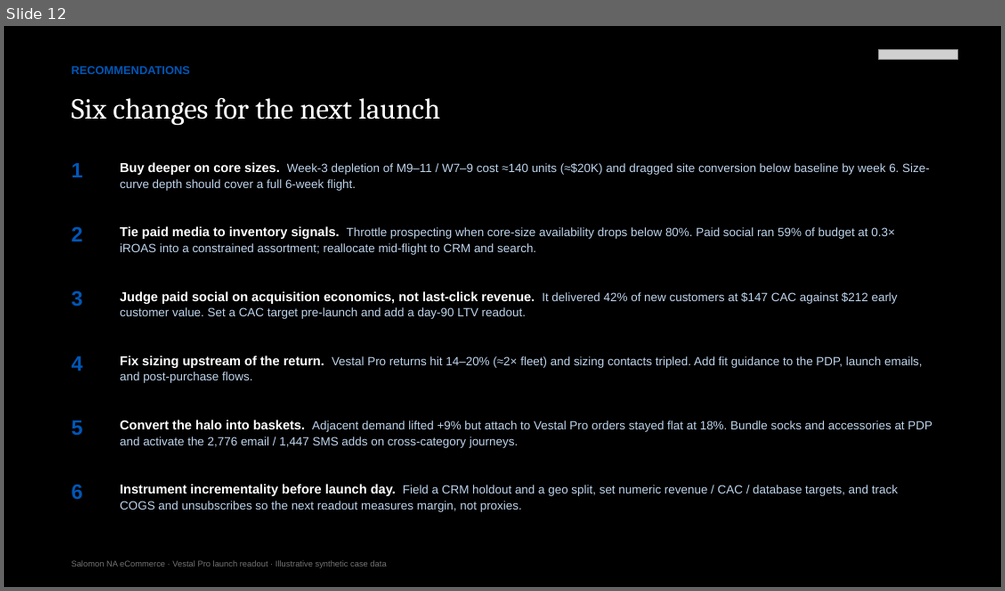
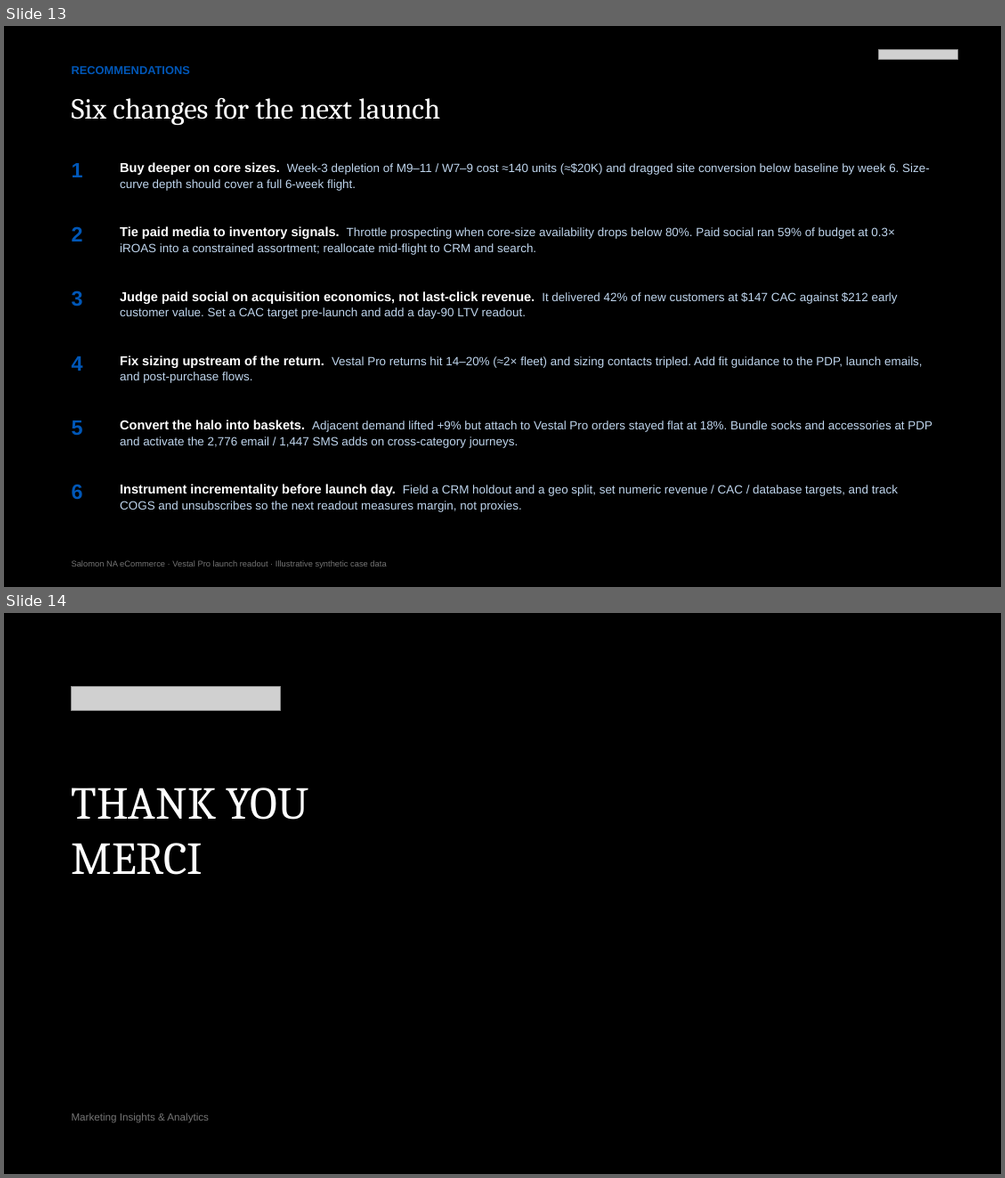
Before and after one commit to andersone17/salomon_case, a slide deck: deliverables/VestalPro_Campaign_Readout.pptx. Shown one above the other, each under a label of ours: slide 12 before the commit, slides 13 and 14 after it. The pictures are 1005x591 and 1005x1178 pixels, drawn with LibreOffice and Linux fonts; fonts in the diff are those of the drawing; grey boxes stand for pictures; background and template pictures are left out. Boxes give left, top, right and bottom in pixels: in the first picture for what was removed or moved away, otherwise in the second. Text is boxed around its words. In the diff, an @@ line names an element or a change of style, - is before the commit and + after.

```diff
--- a/deliverables/VestalPro_Campaign_Readout.pptx
+++ b/deliverables/VestalPro_Campaign_Readout.pptx
@@ slide 14 added at (x1=4, y1=613, x2=1001, y2=1174), background picture (left out) @@
@@ rectangle added at (x1=4, y1=613, x2=1001, y2=1174), fill #000000 @@
@@ picture added at (x1=72, y1=686, x2=281, y2=710) @@
@@ text added at (x1=72, y1=787, x2=309, y2=875), 44 pt, text #FFFFFF @@
+THANK YOU
+MERCI
@@ text added at (x1=72, y1=1112, x2=209, y2=1123), 10 pt, text #757575 @@
+Marketing Insights & Analytics
@@ what was slide 12 is now slide 13 @@
```
Also in this commit, not shown: 2 slides changed, 1 other slide added, 8 other files.
